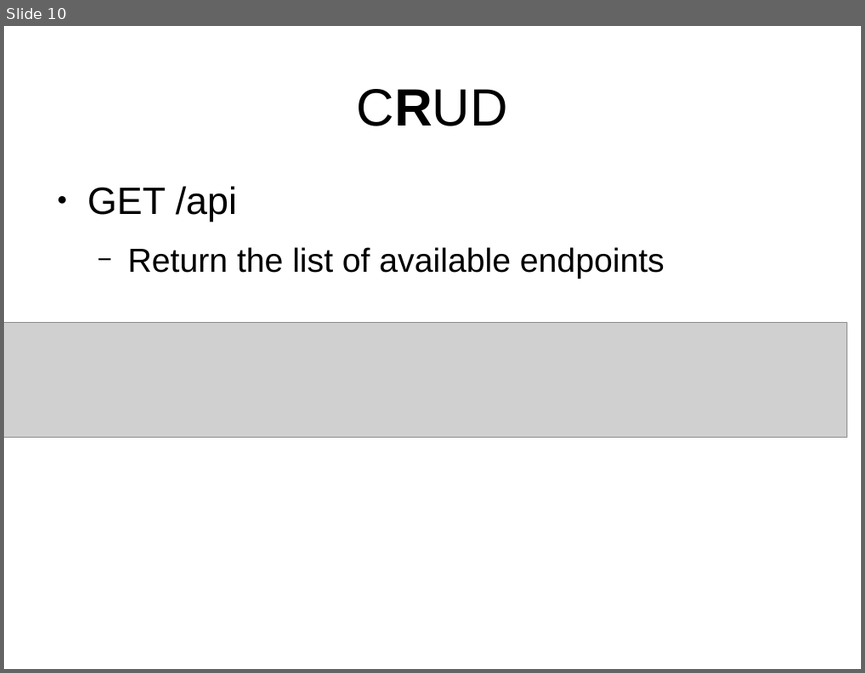
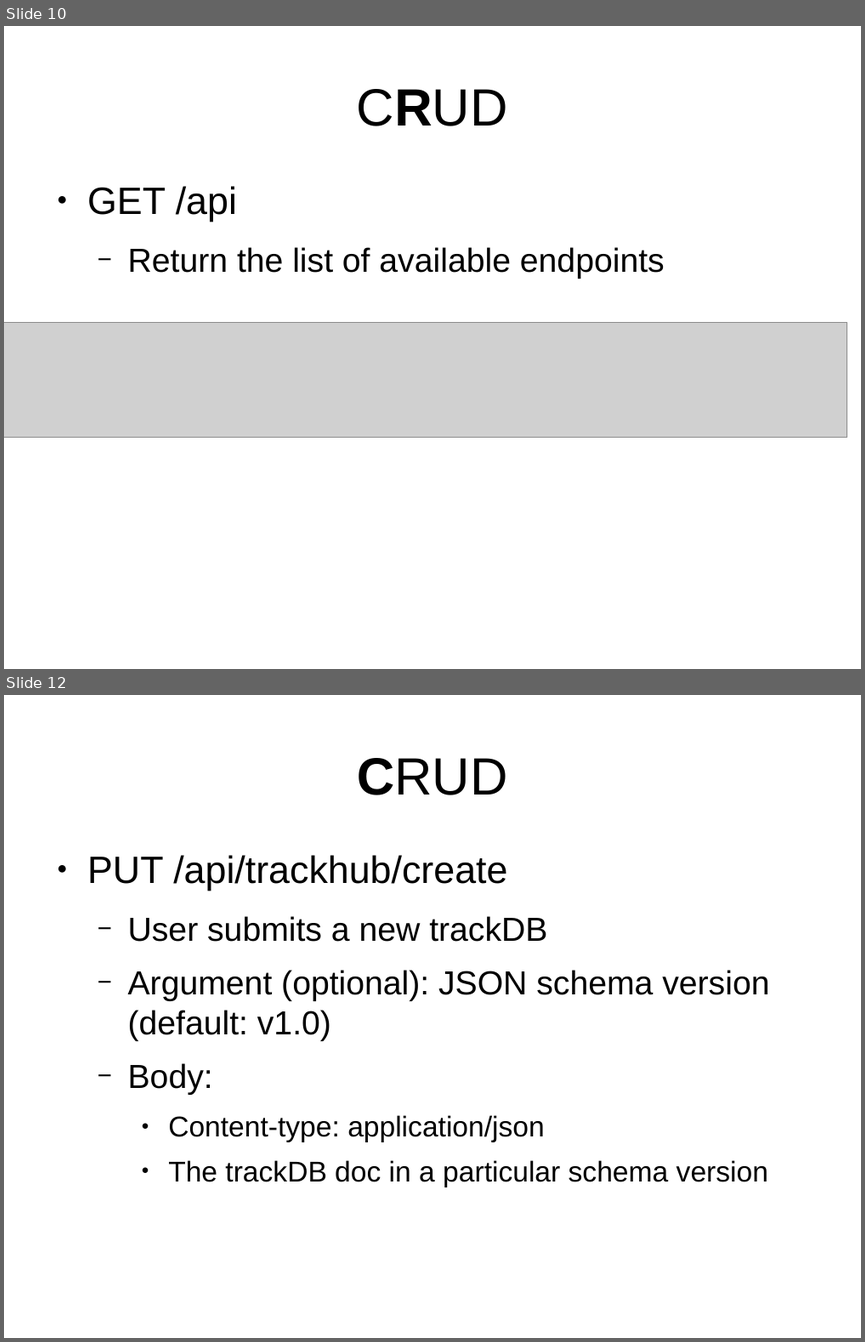
Before and after one commit to Ensembl/trackhub-registry, a slide deck: docs/code_review_07-05-15/talk.odp. Shown one above the other, each under a label of ours: slide 10 before the commit, slides 10 and 12 after it; the slides between them are not shown. The pictures are 865x673 and 865x1342 pixels, drawn with LibreOffice and Linux fonts; fonts in the diff are those of the drawing; grey boxes stand for pictures; background and template pictures are left out. Boxes give left, top, right and bottom in pixels: in the first picture for what was removed or moved away, otherwise in the second. Text is boxed around its words. In the diff, an @@ line names an element or a change of style, - is before the commit and + after.

```diff
--- a/docs/code_review_07-05-15/talk.odp
+++ b/docs/code_review_07-05-15/talk.odp
@@ slide 12 added at [4, 695, 861, 1338], background #FFFFFF @@
@@ title added at [357, 758, 508, 795], 44 pt, text #000000 @@
+CRUD
@@ text added at [87, 855, 769, 1187], 28 pt, text #000000 @@
+● PUT /api/trackhub/create
+  − User submits a new trackDB
+  − Argument (optional): JSON schema version (default: v1.0)
+  − Body:
+    ● Content-type: application/json
+    ● The trackDB doc in a particular schema version
```
Also in this commit, not shown: 3 slides changed, 6 other slides added.
